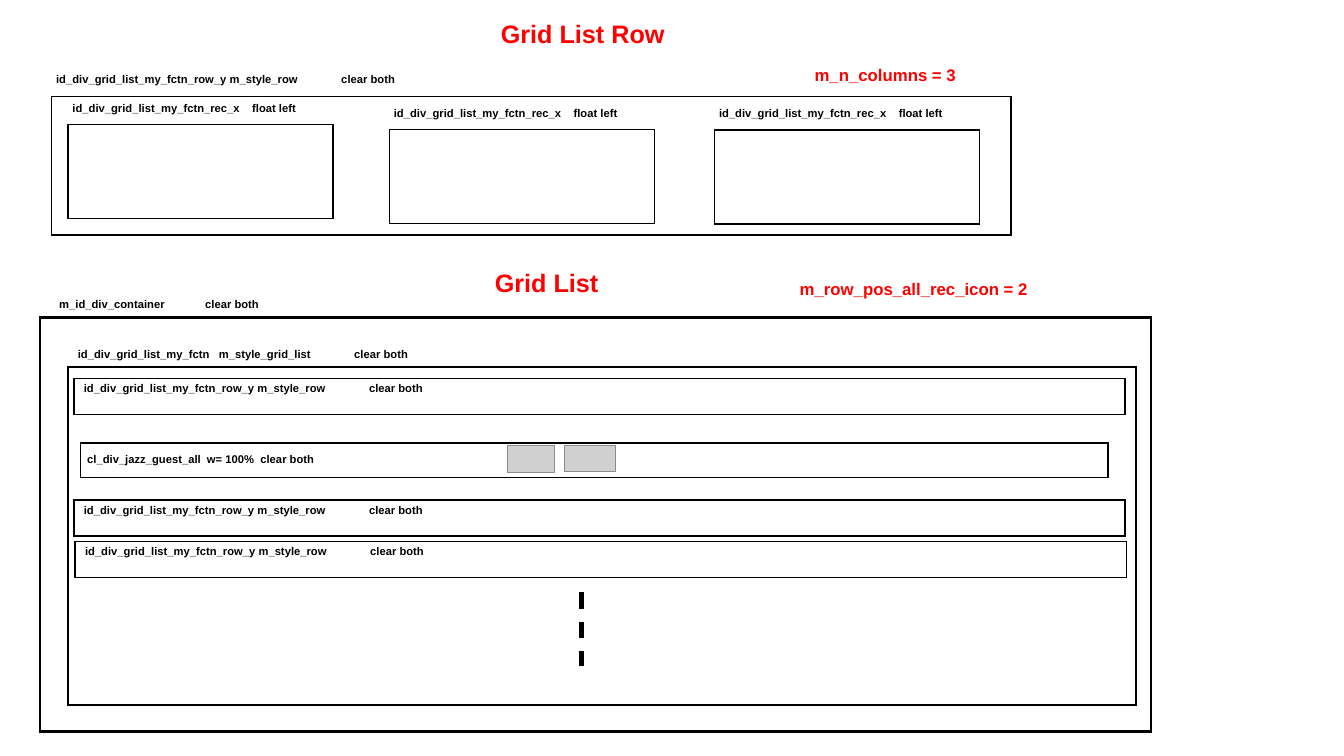
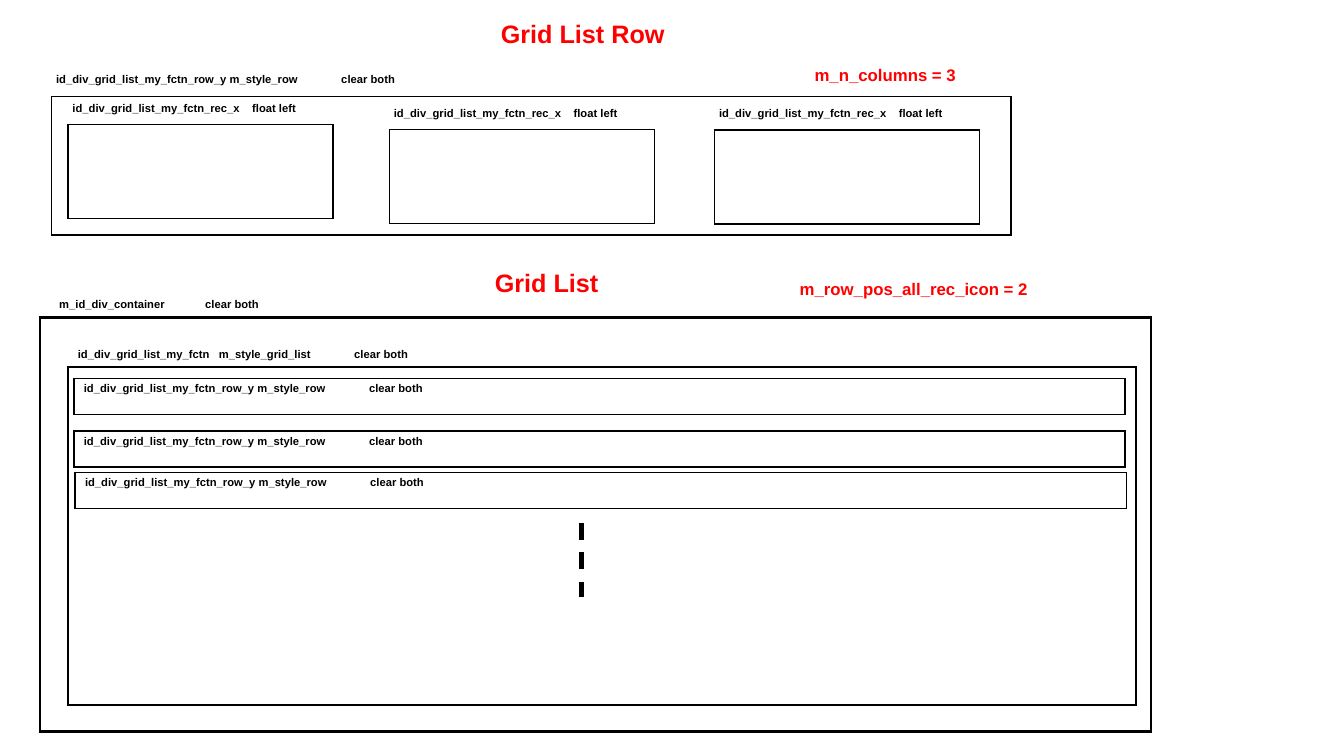
Before and after one commit to JazzLiveAarau/WwwControls, a slide deck: slide 2 of Descriptions/GridList.pptx. Drawn at 1344x756 pixels with LibreOffice and Linux fonts; fonts in the diff are those of the drawing; grey boxes stand for pictures. Boxes give left, top, right and bottom in pixels: in the first picture for what was removed or moved away, otherwise in the second. Text is boxed around its words. In the diff, an @@ line names an element or a change of style, - is before the commit and + after.

```diff
--- a/Descriptions/GridList.pptx
+++ b/Descriptions/GridList.pptx
@@ rectangle removed at bbox=[81, 443, 1109, 477] @@
@@ picture removed at bbox=[507, 446, 554, 473] @@
@@ picture removed at bbox=[565, 446, 616, 472] @@
@@ text removed at bbox=[87, 455, 314, 466] @@
-cl_div_jazz_guest_all w= 100% clear both
@@ 2 texts, 2 rectangles, 1 line: place and size @@
-2 texts, 2 rectangles, 1 line at bbox=[74, 500, 1126, 666]
+2 texts, 2 rectangles, 1 line at bbox=[74, 432, 1126, 597]
```
Also in this commit, not shown: 4 other files.
